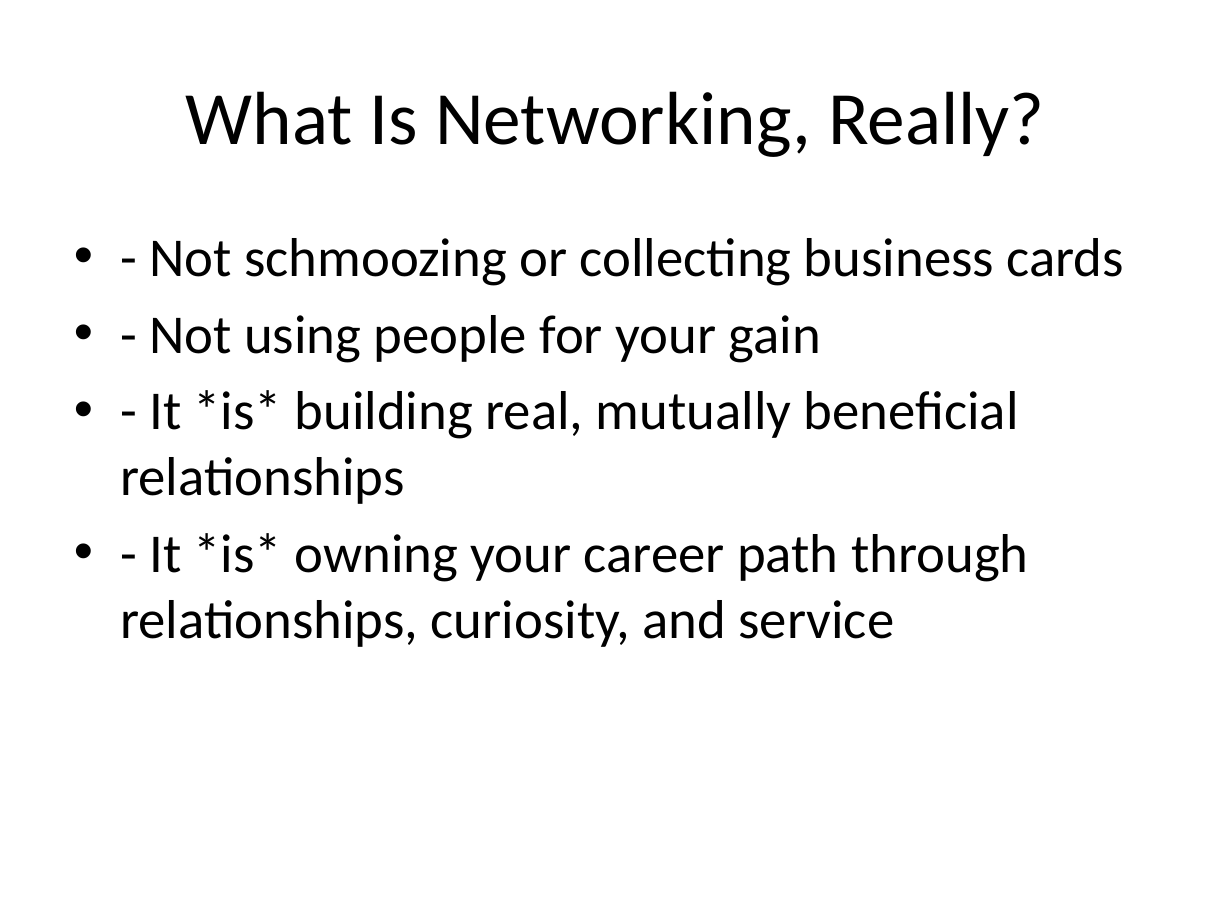
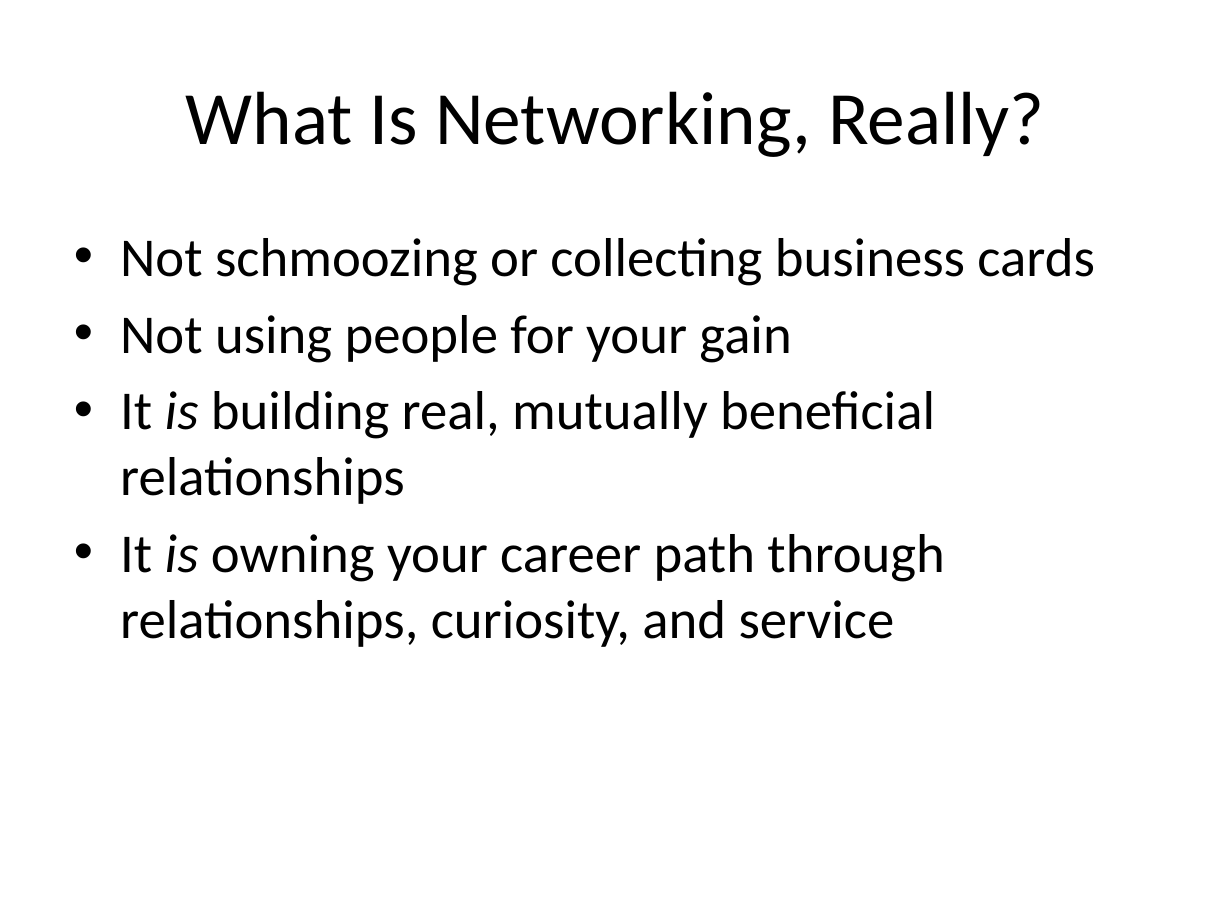
Before and after one commit to stringfestdata/hillsdale-networking-101, a slide deck: slide 3 of networking-as-self-governance.pptx. Drawn at 1232x924 pixels with LibreOffice and Linux fonts; fonts in the diff are those of the drawing. Boxes give left, top, right and bottom in pixels: in the first picture for what was removed or moved away, otherwise in the second. Text is boxed around its words. In the diff, an @@ line names an element or a change of style, - is before the commit and + after.

```diff
--- a/networking-as-self-governance.pptx
+++ b/networking-as-self-governance.pptx
@@ text at (x1=120, y1=238, x2=1095, y2=647): text changed @@
-• - Not schmoozing or collecting business cards
-• - Not using people for your gain
-• - It *is* building real, mutually beneficial relationships
-• - It *is* owning your career path through relationships, curiosity, and service
+• Not schmoozing or collecting business cards
+• Not using people for your gain
+• It is building real, mutually beneficial relationships
+• It is owning your career path through relationships, curiosity, and service
```
Also in this commit, not shown: 10 other slides changed, 1 slide added, 1 slide removed, 2 other files.
